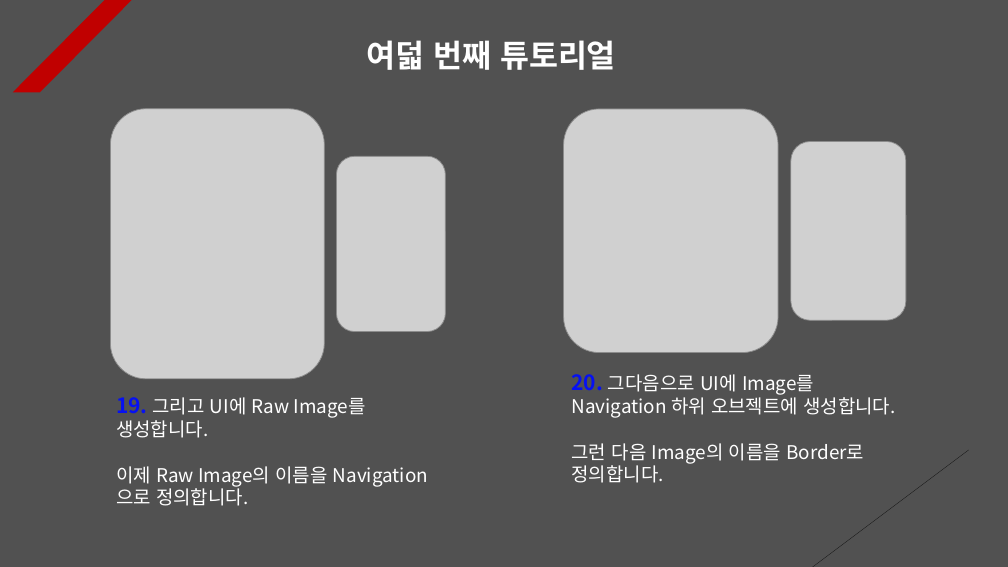
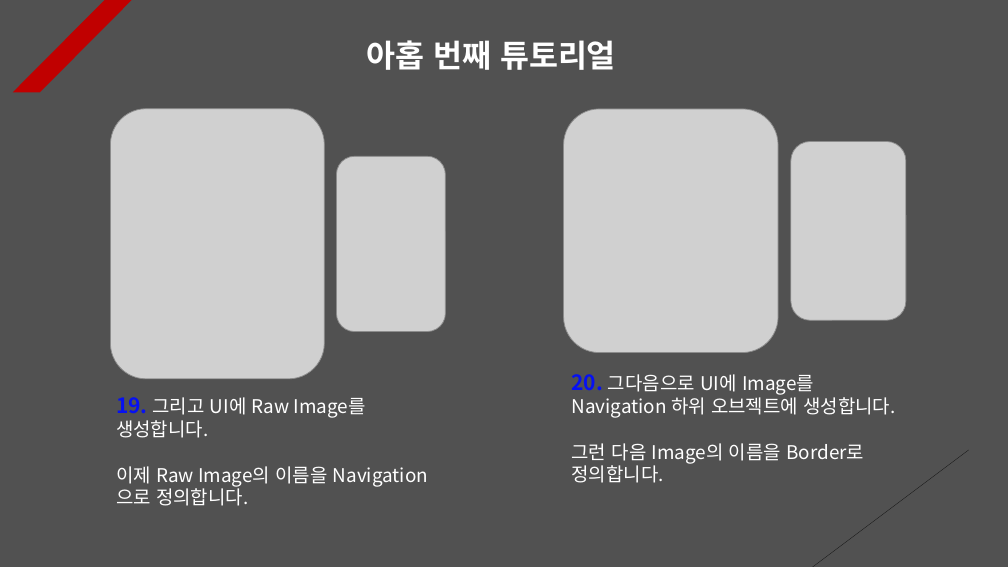
Before and after one commit to Unity2033/3D-UnityEngine, a slide deck: slide 11 of Assets/Class/Rotation/PPT Data/Rotation Example.pptx. Drawn at 1008x567 pixels with LibreOffice and Linux fonts; fonts in the diff are those of the drawing; grey boxes stand for pictures. Boxes give left, top, right and bottom in pixels: in the first picture for what was removed or moved away, otherwise in the second. Text is boxed around its words. In the diff, an @@ line names an element or a change of style, - is before the commit and + after.

```diff
--- a/Assets/Class/Rotation/PPT Data/Rotation Example.pptx
+++ b/Assets/Class/Rotation/PPT Data/Rotation Example.pptx
@@ text at [367,40,616,70]: text changed @@
-여덟 번째 튜토리얼
+아홉 번째 튜토리얼
```
Also in this commit, not shown: 6 other slides changed, 21 other files.
